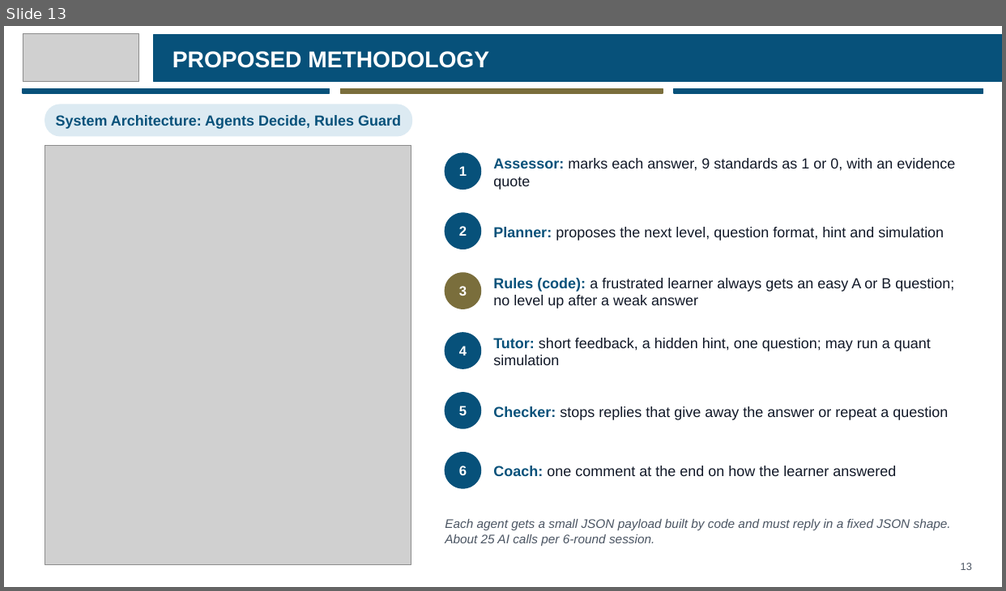
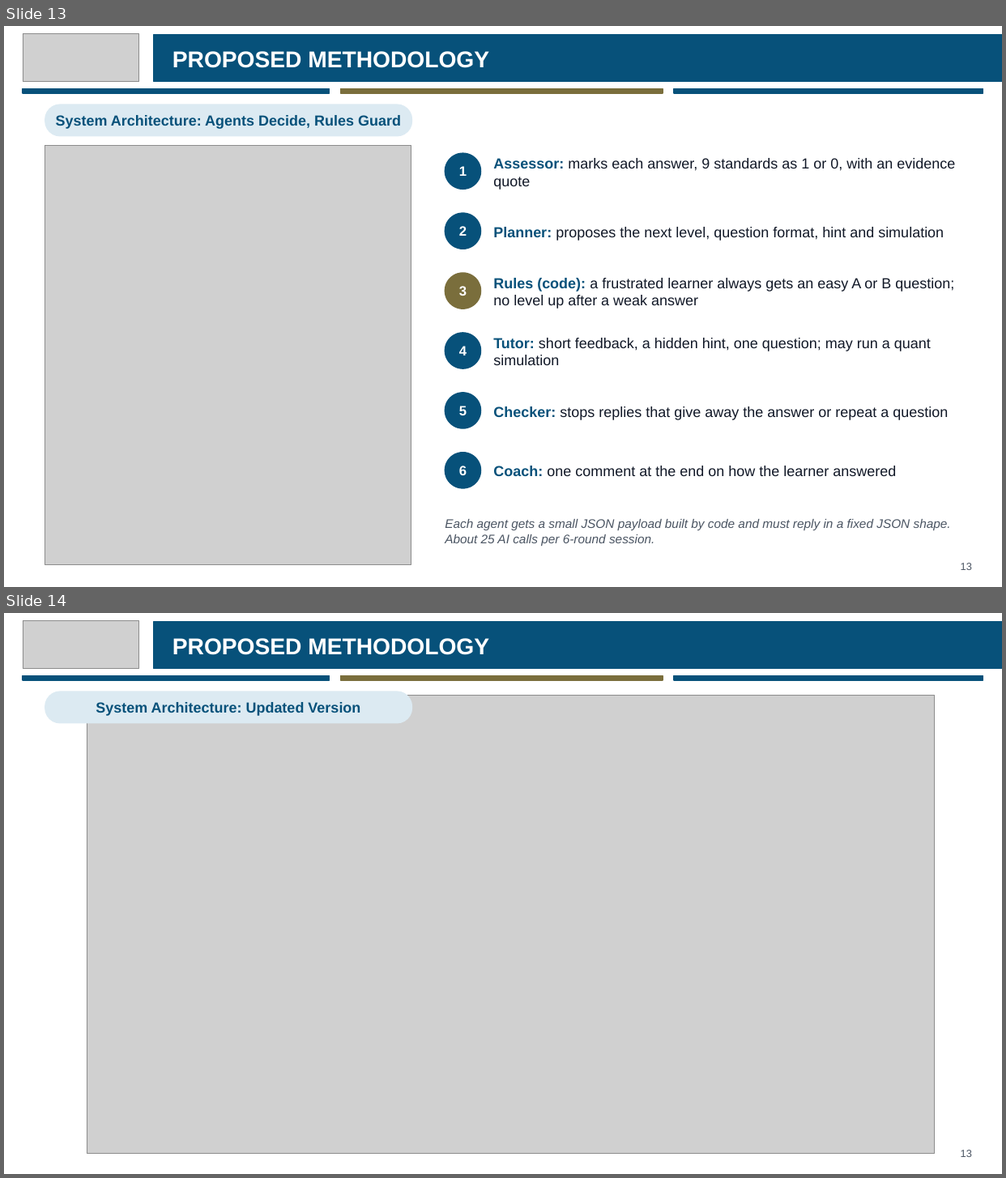
Before and after one commit to eusoffamir/Socratic-AI, a slide deck: docs/defence/Socratic AI Proposal Defence.pptx. Shown one above the other, each under a label of ours: slide 13 before the commit, slides 13 and 14 after it. The pictures are 1006x591 and 1006x1178 pixels, drawn with LibreOffice and Linux fonts; fonts in the diff are those of the drawing; grey boxes stand for pictures. Boxes give left, top, right and bottom in pixels: in the first picture for what was removed or moved away, otherwise in the second. Text is boxed around its words. In the diff, an @@ line names an element or a change of style, - is before the commit and + after.

```diff
--- a/docs/defence/Socratic AI Proposal Defence.pptx
+++ b/docs/defence/Socratic AI Proposal Defence.pptx
@@ slide 14 added at box(4, 613, 1002, 1174), background #FFFFFF @@
@@ picture added at box(23, 620, 138, 669) @@
@@ rectangle added at box(154, 622, 1002, 668), fill #07517A, outline #07517A 1 pt @@
@@ text added at box(172, 638, 489, 655), 22 pt, text #FFFFFF, bold @@
+PROPOSED METHODOLOGY
@@ rectangle added at box(23, 676, 330, 680), fill #07517A, outline #07517A 1 pt @@
@@ rectangle added at box(341, 676, 663, 680), fill #7A6E3C, outline #7A6E3C 1 pt @@
@@ rectangle added at box(674, 676, 983, 680), fill #07517A, outline #07517A 1 pt @@
@@ rounded rectangle added at box(45, 692, 412, 723), fill #DCEAF2, outline #DCEAF2 1 pt @@
@@ picture added at box(87, 695, 935, 1153) @@
@@ text added at box(96, 702, 360, 716), 14 pt, text #07517A, bold @@
+System Architecture: Updated Version
@@ text added at box(961, 1150, 972, 1157), 10 pt, text #4B5563 @@
+13
```
Also in this commit, not shown: 13 slides changed, 2 other files.
